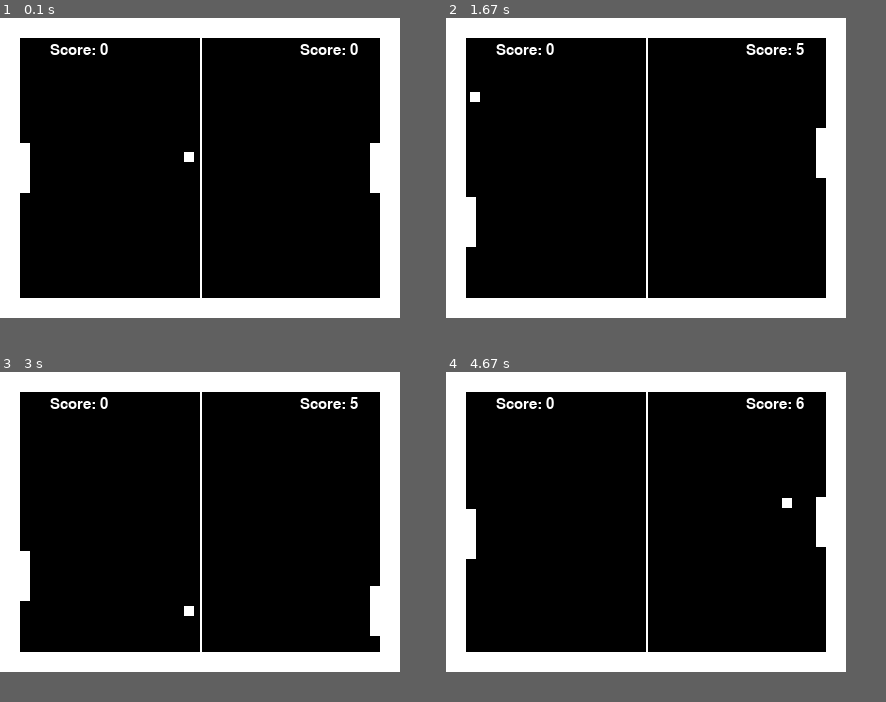
Above: before the commit, frames 1-4 (two rows, left to right).
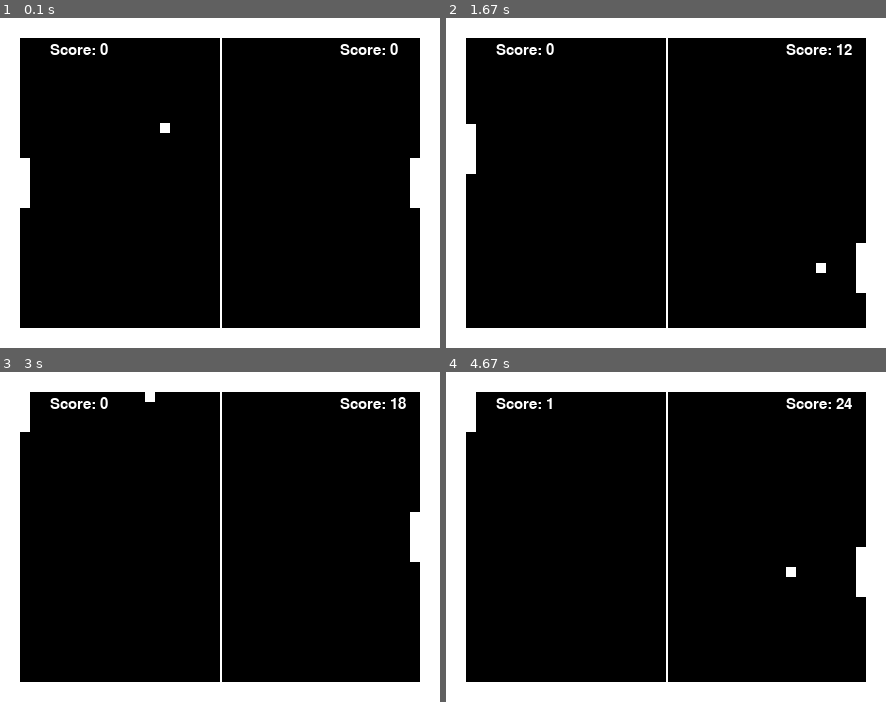
Above: after the commit, the same moments.

Repository: jackw-ai/Pygame-Pong
Game: pygame game, started from Pong.py
Same seed, same stepped clock (60 frames per second), same inputs: the game is played once before the commit and once after it.
Inputs (mouse positions are in pixels of both pictures, inside the frame that each line leads up to):
- Up to frame 1 (0.1 s): no input
- Up to frame 2 (1.67 s): hold Up 0.33-0.8 s; move the mouse to (648, 196) at 0.37 s; hold Down 0.83-1.13 s; hold W 1.17-1.53 s; hold Down from 1.57 s (still down)
- Up to frame 3 (3 s): release Down at 1.93 s; hold W 1.97-2.27 s; hold Down 2.3-2.6 s; hold W from 2.63 s (still down)
- Up to frame 4 (4.67 s): release W at 3 s; hold Down 3.03-3.4 s; hold W 3.43-3.73 s; hold Down 3.77-4.07 s; press the mouse at (670, 474) at 4.13 s; move the mouse to (710, 490) at 4.23 s; release the mouse at (745, 510) at 4.37 s; hold Up from 4.43 s (still down)
In our replay, the window is 400x300 before the commit and 440x330 after it. These sizes can differ from the game's own. Grey fills any space a smaller window leaves; there, only what the larger window draws over its background counts as a difference.

The runs differ from the first frame. In frame 1, 17% of the frame differs, in the area x 4-96%, y 6-94%; in frame 2, 17%; in frame 3, 17%; in frame 4, 17%.

Commit message:
Add files via upload
Added keyboard commands

Diff:
--- a/Pong.py
+++ b/Pong.py
@@ -10,11 +10,11 @@
 FPS = 200
 
 # Ball speed
-SPEED = 1
+SPEED = 5
 
 # Window dimensions
-WIN_W = 400
-WIN_H = 300
+WIN_W = 440
+WIN_H = 330
 
 # paddle and line dimensions
 LINE_WIDTH = 10
@@ -56,9 +56,9 @@
 
 # makes the ball bounce at window boundaries
 def bounce(ball, dir_x, dir_y):
-    if (ball.top == LINE_WIDTH) or (ball.bottom == (WIN_H - LINE_WIDTH)):
+    if (ball.top <= LINE_WIDTH) or (ball.bottom >= (WIN_H - LINE_WIDTH)):
         dir_y *= -1 # change dir if hit upper or lower bound
-    if (ball.left == LINE_WIDTH) or (ball.right == WIN_W - LINE_WIDTH):
+    if (ball.left <= LINE_WIDTH) or (ball.right >= WIN_W - LINE_WIDTH):
         dir_x *= -1
     return dir_x, dir_y
 
@@ -88,16 +88,22 @@
 # update score
 def has_scored(paddle1, paddle2, ball, score1, score2, dir_x):
     if ball.left == LINE_WIDTH: # p1 lost, p2 scored
-        return score1, score2 + 5
+        ball.x = (WIN_W / 2) - (LINE_WIDTH / 2)
+        ball.y = (WIN_H / 2) - (LINE_WIDTH / 2)
+        dir_x = 1
+        return ball, dir_x, score1, score2 + 5
     # p1 touches ball, gains a pt
     elif (dir_x == -1) and (paddle1.right == ball.left) and (paddle1.top < ball.top) and (paddle1.bottom > ball.bottom):
-        return score1 + 1, score2
+        return ball, dir_x, score1 + 1, score2
     elif (dir_x == 1) and (paddle2.left == ball.right) and (paddle2.top < ball.top) and (paddle2.bottom > ball.bottom):
-        return score1, score2 + 1
+        return ball, dir_x, score1, score2 + 1
     elif (ball.right == WIN_W - LINE_WIDTH): # p1 scores! +5
-        return score1, score2 + 5
+        ball.x = (WIN_W / 2) - (LINE_WIDTH / 2)
+        ball.y = (WIN_H / 2) - (LINE_WIDTH / 2)
+        dir_x = -1
+        return ball, dir_x, score1 + 5, score2
     else: # nothing yet
-        return score1, score2
+        return ball, dir_x, score1, score2
 
 # displays score on board
 def print_score(score1, score2):
@@ -114,6 +120,13 @@
     resultRect2.topleft = (WIN_W - 100, 25)
     DISPLAYSURF.blit(resultSurf2, resultRect2)
 
+# determines if keyboard input is valid
+def keydown(event):
+    if event.key == K_DOWN or event.key == K_s:
+        return 8
+    elif event.key in (K_UP, K_w):
+        return -8
+
 # main method
 def main():
     pygame.init()
@@ -155,6 +168,8 @@
     place_ball(ball)
 
     pygame.mouse.set_visible(0) # cursor gone
+
+    key = 0 # determines keyboard input
 
     while True: # game loop
         for event in pygame.event.get():
@@ -164,6 +179,12 @@
             elif event.type == MOUSEMOTION: # mouse / touchpad controls p1
                 mouse_x, mouse_y = event.pos
                 paddle1.y = mouse_y
+            elif event.type == KEYDOWN: # pressed key
+                key = keydown(event)
+            elif event.type == KEYUP: # lifted key
+                key = 0
+
+        paddle1.y += key
 
         # draw everything
         draw_board()
@@ -175,7 +196,7 @@
         ball = move_ball(ball, dir_x, dir_y)
 
         # check score
-        p1_score, p2_score = has_scored(paddle1, paddle2, ball, p1_score, p2_score, dir_x)
+        ball, dir_x, p1_score, p2_score = has_scored(paddle1, paddle2, ball, p1_score, p2_score, dir_x)
 
         # check direction
         dir_x, dir_y = bounce(ball, dir_x, dir_y)
